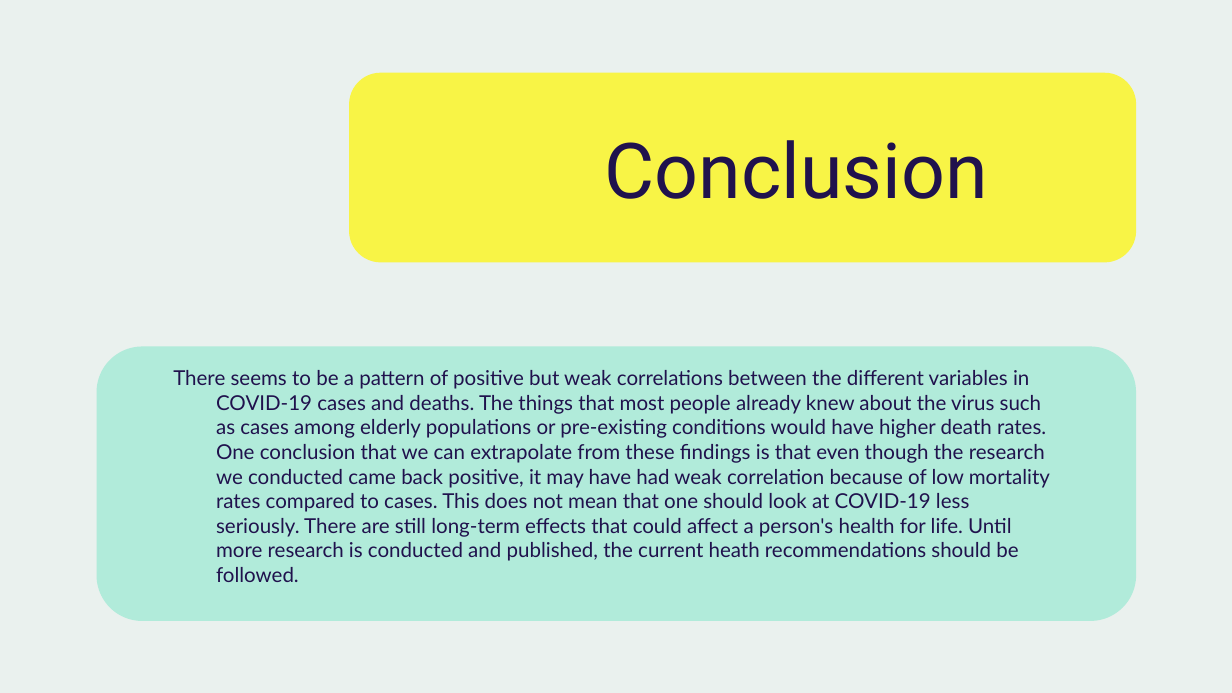
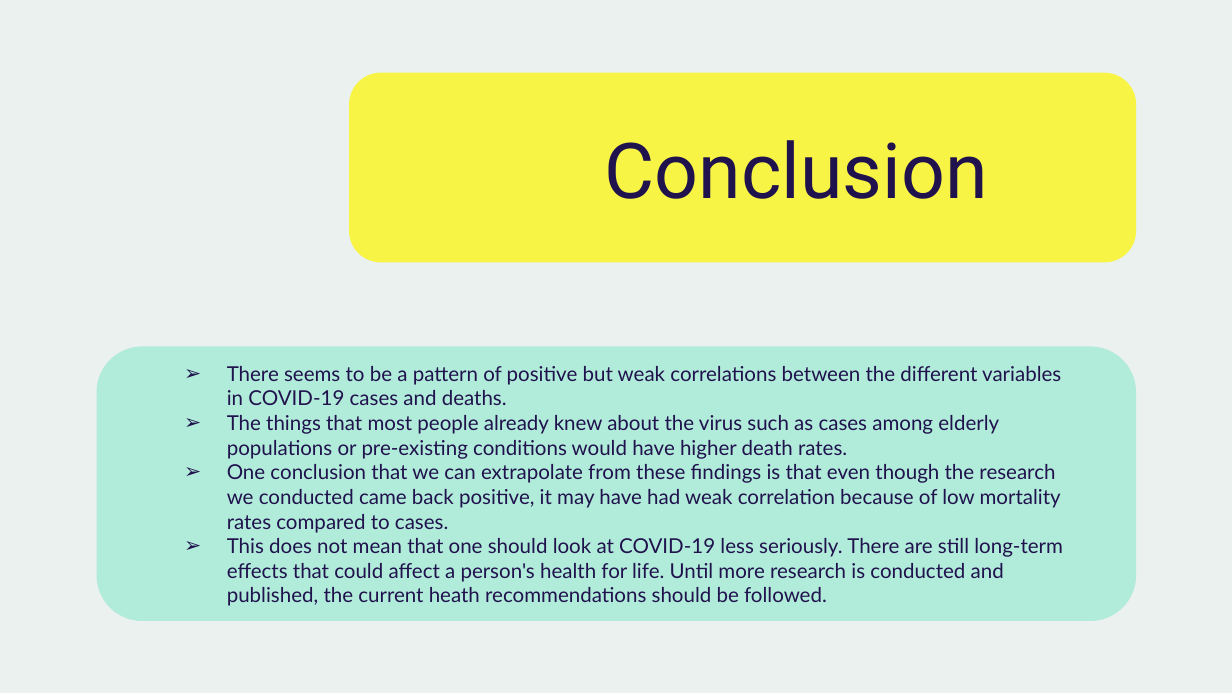
Before and after one commit to jjjdewan/ucb-data-visualization-msgrp-project1-covid-19, a slide deck: slide 19 of presentation_covid19-final.pptx. Drawn at 1232x693 pixels with LibreOffice and Linux fonts; fonts in the diff are those of the drawing. Boxes give left, top, right and bottom in pixels: in the first picture for what was removed or moved away, otherwise in the second. Text is boxed around its words. In the diff, an @@ line names an element or a change of style, - is before the commit and + after.

Commit message:
updates slides

```diff
--- a/presentation_covid19-final.pptx
+++ b/presentation_covid19-final.pptx
@@ subtitle at [227,366,1063,606]: text changed @@
-There seems to be a pattern of positive but weak correlations between the different variables in COVID-19 cases and deaths. The things that most people already knew about the virus such as cases among elderly populations or pre-existing conditions would have higher death rates. One conclusion that we can extrapolate from these findings is that even though the research we conducted came back positive, it may have had weak correlation because of low mortality rates compared to cases. This does not mean that one should look at COVID-19 less seriously. There are still long-term effects that could affect a person's health for life. Until more research is conducted and published, the current heath recommendations should be followed.
+➢ There seems to be a pattern of positive but weak correlations between the different variables in COVID-19 cases and deaths.
+➢ The things that most people already knew about the virus such as cases among elderly populations or pre-existing conditions would have higher death rates.
+➢ One conclusion that we can extrapolate from these findings is that even though the research we conducted came back positive, it may have had weak correlation because of low mortality rates compared to cases.
+➢ This does not mean that one should look at COVID-19 less seriously. There are still long-term effects that could affect a person's health for life. Until more research is conducted and published, the current heath recommendations should be followed.
```
Also in this commit, not shown: 1 other slide changed.
